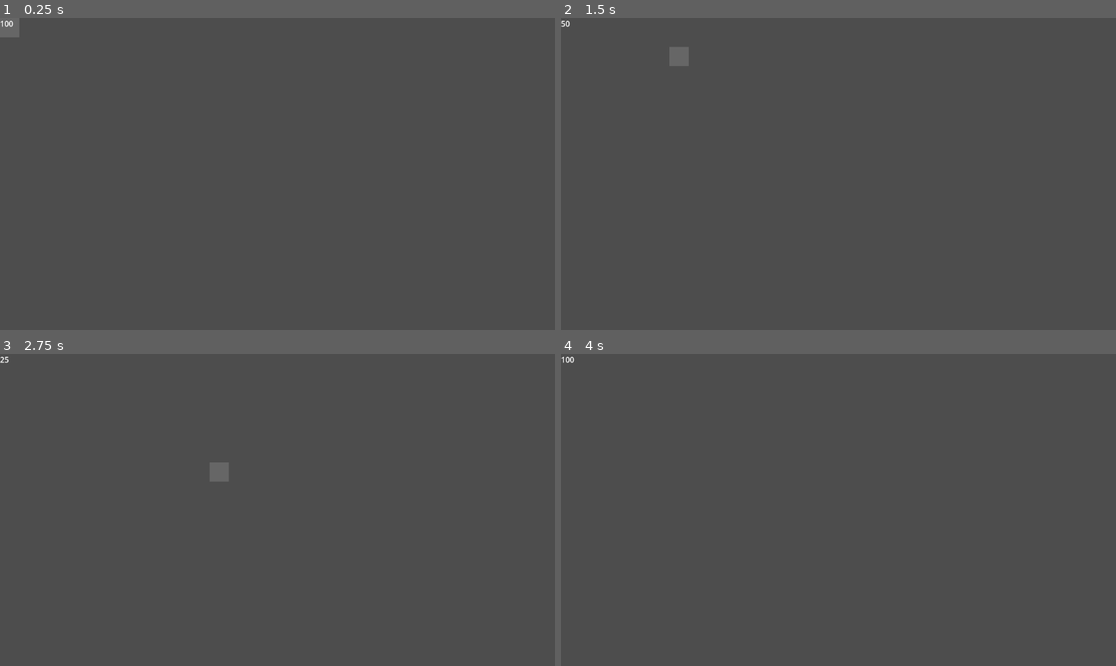
Above: before the commit, frames 1-4 (two rows, left to right).
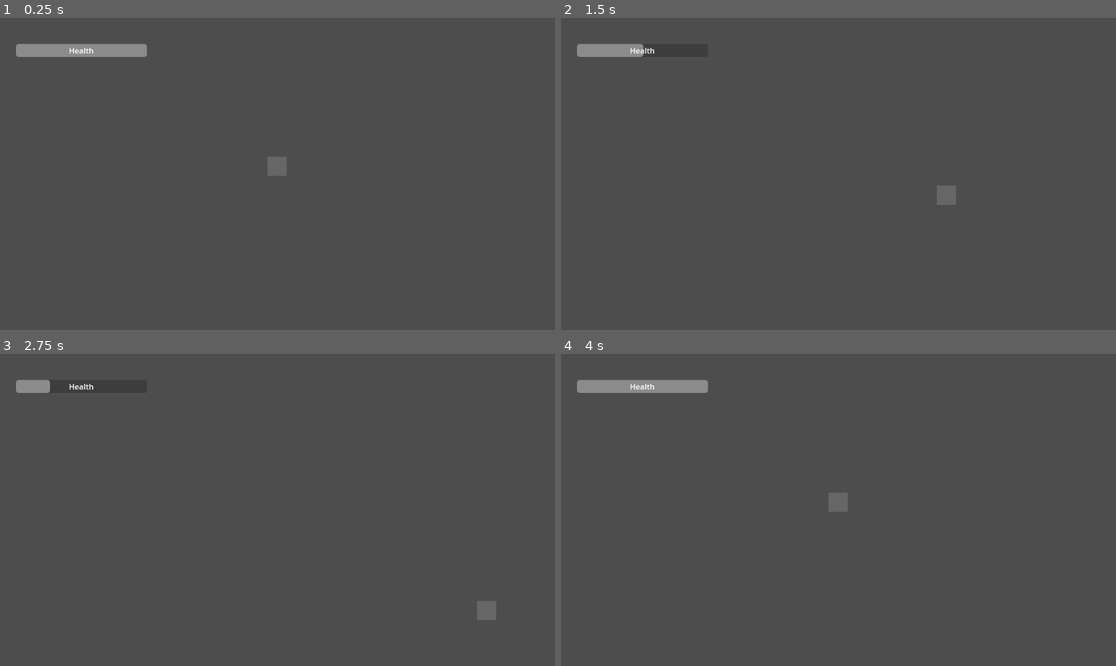
Above: after the commit, the same moments.

Repository: The-Sleety/jam
Game: Godot game, scene res://Scenes/Entities/Player.tscn
The game is run twice, just before and just after one commit, with the same random seed, the same clock (stepped at 60 frames per second) and the same inputs.
Inputs (mouse positions are in pixels of both pictures, inside the frame that each line leads up to):
- Up to frame 1 (0.25 s): no input
- Up to frame 2 (1.5 s): tap Enter at 0.5 s; hold D (go_right) 0.53-1.28 s; tap G (hurt) at 0.6, 1.35 s; hold S (go_down) from 1.28 s (still down)
- Up to frame 3 (2.75 s): release S (go_down) at 2.03 s; hold D (go_right) from 2.03 s (still down); tap G (hurt) at 2.1 s
- Up to frame 4 (4 s): release D (go_right) at 2.78 s; hold W (go_up) 2.78-3.5 s; tap G (hurt) at 2.85 s; click (844, 513) at 3.5 s, where only the run after the commit has a clickable "Yeniden Başla"

The runs differ from the first frame. In frame 1, 1.4% of the frame differs, in the area x 0-52%, y 0-51%; in frame 2, 1.0%; in frame 3, 0.7%; in frame 4, 1.2%.

Commit message:
Game Over Screen
Added a game over screen with an health bar and respawning

Diff:
--- a/new-game-project/Scenes/Entities/Player.tscn
+++ b/new-game-project/Scenes/Entities/Player.tscn
@@ -1,12 +1,17 @@
-[gd_scene load_steps=4 format=3 uid="uid://cbjocjb0lxk81"]
+[gd_scene load_steps=6 format=3 uid="uid://cbjocjb0lxk81"]
 
 [ext_resource type="Script" uid="uid://cqqb8sqyiayie" path="res://Scenes/Entities/player.gd" id="1_3kvya"]
-[ext_resource type="Script" uid="uid://pdxarqjqeyo7" path="res://Scenes/Entities/label.gd" id="2_v402d"]
+[ext_resource type="Script" uid="uid://d2472cinytg7v" path="res://Scenes/Entities/button.gd" id="3_agccv"]
+[ext_resource type="Script" uid="uid://dtqbvkkqgkudh" path="res://Scenes/Entities/progress_bar.gd" id="4_g4oe6"]
 
 [sub_resource type="CircleShape2D" id="CircleShape2D_2tapu"]
 radius = 20.024984
 
+[sub_resource type="LabelSettings" id="LabelSettings_v402d"]
+font_size = 50
+
 [node name="Player" type="CharacterBody2D" groups=["Player"]]
+position = Vector2(555, 288)
 script = ExtResource("1_3kvya")
 Health = 100
 
@@ -21,7 +26,49 @@
 
 [node name="CanvasLayer" type="CanvasLayer" parent="."]
 
-[node name="Label" type="Label" parent="CanvasLayer"]
-offset_right = 40.0
-offset_bottom = 23.0
-script = ExtResource("2_v402d")
+[node name="Label2" type="Label" parent="CanvasLayer"]
+visible = false
+offset_left = 507.0
+offset_top = 131.0
+offset_right = 655.0
+offset_bottom = 200.0
+text = "Öldün"
+label_settings = SubResource("LabelSettings_v402d")
+horizontal_alignment = 1
+
+[node name="Button" type="Button" parent="CanvasLayer"]
+visible = false
+custom_minimum_size = Vector2(15, 15)
+offset_left = 489.0
+offset_top = 307.0
+offset_right = 689.0
+offset_bottom = 357.0
+text = "Yeniden Başla"
+script = ExtResource("3_agccv")
+
+[node name="ProgressBar" type="ProgressBar" parent="CanvasLayer"]
+offset_left = 33.0
+offset_top = 54.0
+offset_right = 305.0
+offset_bottom = 81.0
+show_percentage = false
+script = ExtResource("4_g4oe6")
+
+[node name="Label" type="Label" parent="CanvasLayer/ProgressBar"]
+layout_mode = 1
+anchors_preset = 8
+anchor_left = 0.5
+anchor_top = 0.5
+anchor_right = 0.5
+anchor_bottom = 0.5
+offset_left = -20.0
+offset_top = -11.5
+offset_right = 20.0
+offset_bottom = 11.5
+grow_horizontal = 2
+grow_vertical = 2
+text = "Health"
+horizontal_alignment = 1
+vertical_alignment = 1
+
+[connection signal="pressed" from="CanvasLayer/Button" to="CanvasLayer/Button" method="_on_pressed"]
--- /dev/null
+++ b/new-game-project/Scenes/Entities/button.gd
@@ -0,0 +1,16 @@
+extends Button
+
+
+# Called when the node enters the scene tree for the first time.
+func _ready() -> void:
+	pass # Replace with function body.
+
+
+# Called every frame. 'delta' is the elapsed time since the previous frame.
+func _process(delta: float) -> void:
+	pass
+
+
+func _on_pressed() -> void:
+	get_tree().reload_current_scene()
+	pass # Replace with function body.
--- a/new-game-project/Scenes/Entities/player.gd
+++ b/new-game-project/Scenes/Entities/player.gd
@@ -3,10 +3,10 @@
 @export var Base_Speed = 300.0
 var Speed = Base_Speed
 @export var Health : int
-
+var IsDead : bool
 func _physics_process(_delta: float) -> void:
 	var direction := Input.get_vector("go_left", "go_right", "go_up", "go_down")
-	if direction:
+	if direction and !IsDead:
 		velocity = direction * Speed
 	else:
 		velocity = Vector2.ZERO
@@ -19,5 +19,9 @@
 func getHurt(dmg:int):
 	Health -= dmg
 	if Health <= 0:
-		get_tree().reload_current_scene()
-		#ölüm ekran ekle
+		gameOver()
+
+func gameOver():
+	IsDead = true
+	$CanvasLayer/Label2.visible = true
+	$CanvasLayer/Button.visible = true
--- /dev/null
+++ b/new-game-project/Scenes/Entities/progress_bar.gd
@@ -0,0 +1,11 @@
+extends ProgressBar
+
+# Called when the node enters the scene tree for the first time.
+func _ready() -> void:
+	pass # Replace with function body.
+
+
+# Called every frame. 'delta' is the elapsed time since the previous frame.
+func _process(delta: float) -> void:
+	value = 	$"../..".Health
+	pass
Not shown, added: new-game-project/Scenes/Entities/button.gd.uid
Not shown, added: new-game-project/Scenes/Entities/progress_bar.gd.uid
